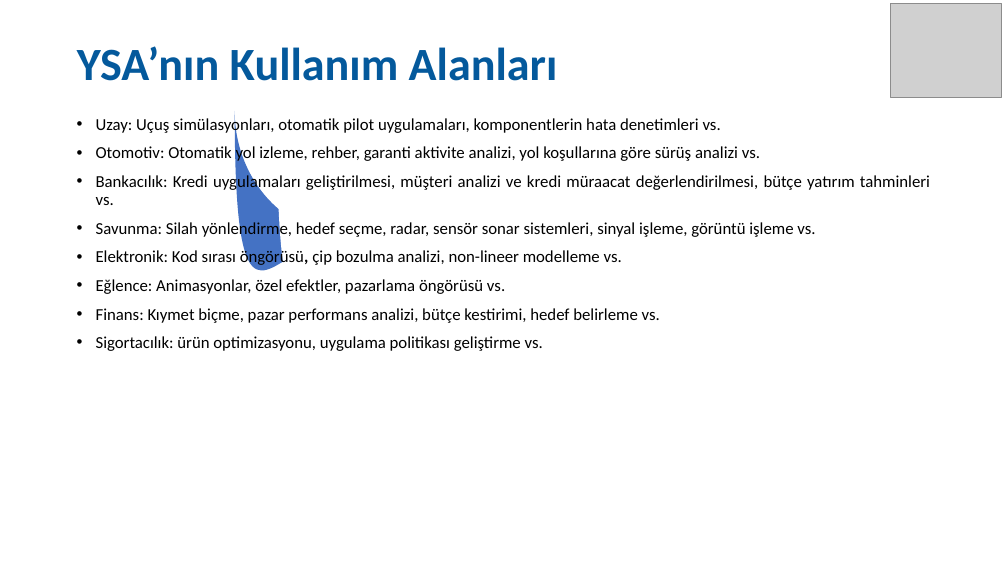
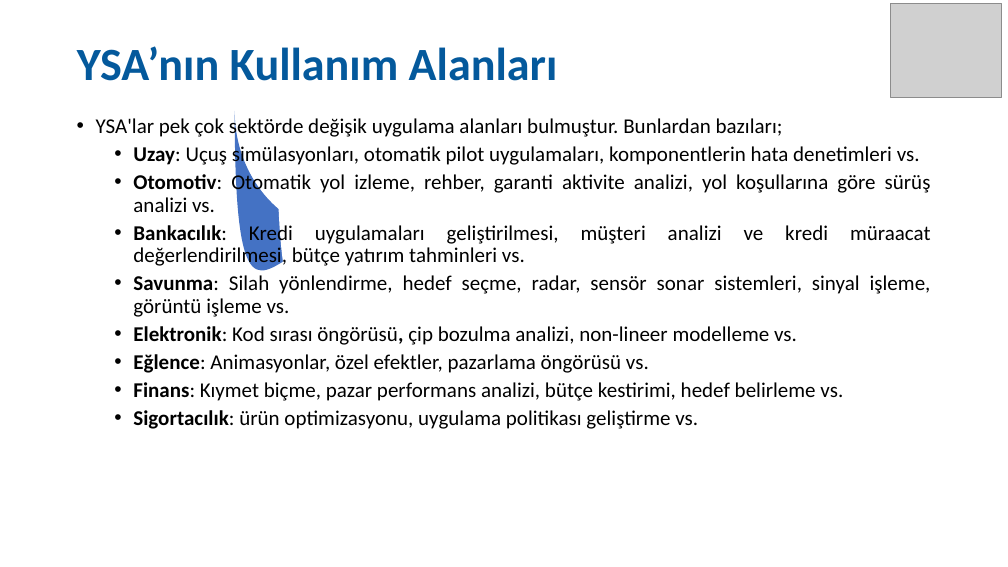
Before and after one commit to SevdanurGENC/Artificial-Neural-Networks-Lecture-Notes, a slide deck: slide 11 of Notes/01. Bolum - Yapay Sinir Aglari.ppt (slide 10 before the commit). Drawn at 1008x567 pixels with LibreOffice and Linux fonts; fonts in the diff are those of the drawing; grey boxes stand for pictures. Boxes give left, top, right and bottom in pixels: in the first picture for what was removed or moved away, otherwise in the second. Text is boxed around its words. In the diff, an @@ line names an element or a change of style, - is before the commit and + after.

```diff
--- a/Notes/01. Bolum - Yapay Sinir Aglari.ppt
+++ b/Notes/01. Bolum - Yapay Sinir Aglari.ppt
@@ text at [96, 116, 783, 140]: paragraph added @@
+• YSA'lar pek çok sektörde değişik uygulama alanları bulmuştur. Bunlardan bazıları;
@@ text at [133, 144, 931, 429]: size 16 to 20 pt in "Uzay: Uçuş simülasyonları, otomatik pilot uygulamaları, komp ...", "Otomotiv: Otomatik yol izleme, rehber, garanti aktivite ...", "Bankacılık: Kredi uygulamaları geliştirilmesi, müşteri anali ...", "Savunma: Silah yönlendirme, hedef seçme, radar, sensör ..." and 4 more places; bold on in "Uzay:", "Otomotiv:", "Bankacılık:", "Savunma:" and 4 more places; list level 1 to 2 in "Uzay: Uçuş simülasyonları, otomatik pilot ..."; list level 1 to 2 in "Otomotiv: Otomatik yol izleme, rehber, ..."; list level 1 to 2 in "Bankacılık: Kredi uygulamaları geliştirilmesi, müşteri ..."; list level 1 to 2 in "Savunma: Silah yönlendirme, hedef seçme, ..."; list level 1 to 2 in "Elektronik: Kod sırası öngörüsü, çip ..."; list level 1 to 2 in "Eğlence: Animasyonlar, özel efektler, pazarlama ..."; list level 1 to 2 in "Finans: Kıymet biçme, pazar performans ..."; list level 1 to 2 in "Sigortacılık: ürün optimizasyonu, uygulama politikası ..." @@
```
Also in this commit, not shown: 20 other slides changed, 1 slide added.
